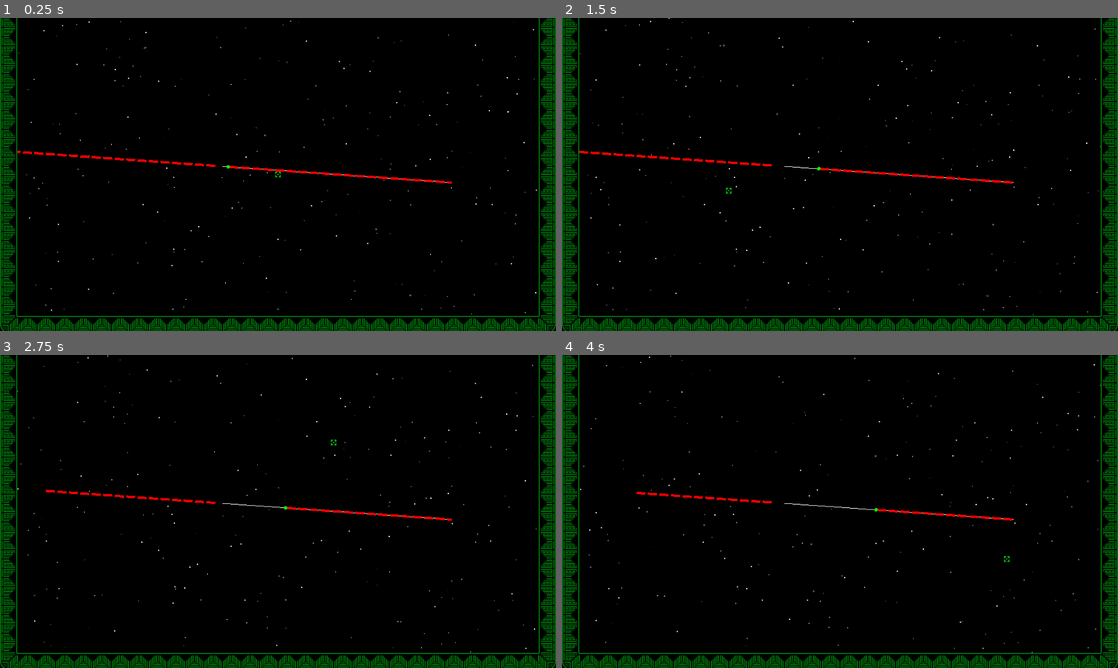
Above: before the commit, frames 1-4 (two rows, left to right).
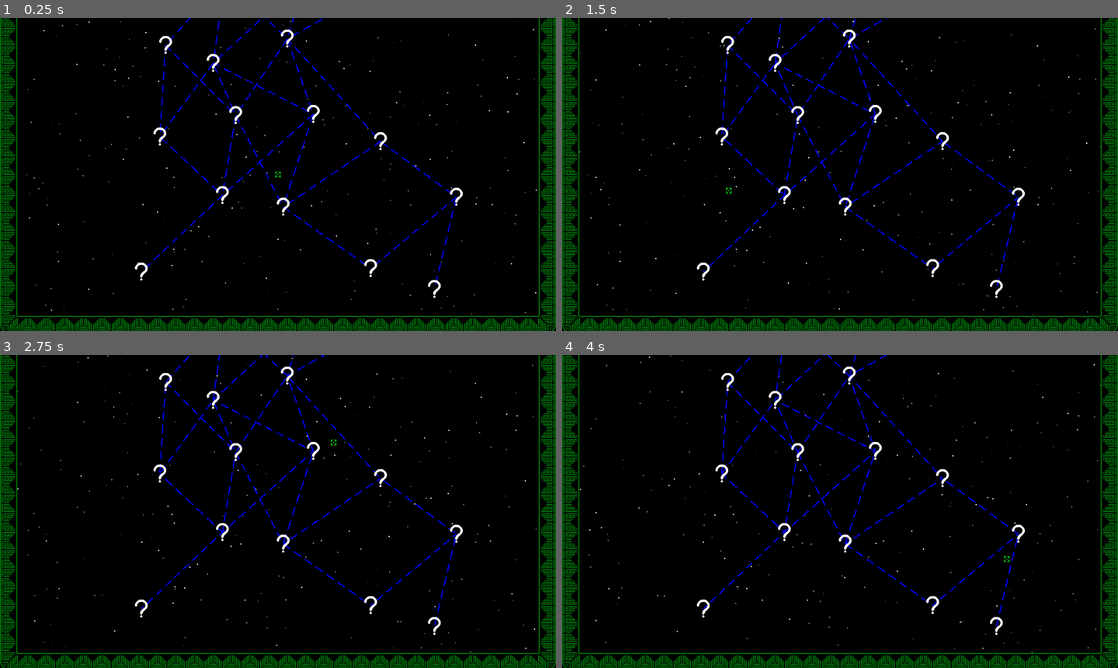
Above: after the commit, the same moments.

Repository: kedalovo/-SG-Spaceship-Management
Game: Godot game, scene res://Map/map.tscn
The game is run twice, just before and just after one commit, with the same random seed, the same clock (stepped at 60 frames per second) and the same inputs. This scene is started directly instead of the project's main scene.
Inputs (mouse positions are in pixels of both pictures, inside the frame that each line leads up to):
- Up to frame 1 (0.25 s): no input
- Up to frame 2 (1.5 s): move the mouse to (962, 158) at 0.52 s; hold Right (right) 0.53-1.28 s; hold ` (test) 0.53-1.28 s; click (962, 158) at 0.67 s; move the mouse to (728, 190) at 1.27 s; hold Down (down) from 1.28 s (still down); tap Space (test1) at 1.35 s
- Up to frame 3 (2.75 s): move the mouse to (333, 442) at 2.02 s; release Down (down) at 2.03 s; hold Right (right) from 2.03 s (still down); hold ` (test) from 2.03 s (still down)
- Up to frame 4 (4 s): move the mouse to (812, 574) at 2.77 s; release Right (right) at 2.78 s; release ` (test) at 2.78 s; hold Up (up) 2.78-3.53 s; tap Space (test1) at 2.85 s; click (812, 574) at 2.92 s; move the mouse to (1006, 558) at 3.52 s; hold Left (left) from 3.53 s (still down); hold ` (test) from 3.53 s (still down)

The runs differ from the first frame. In frame 1, 2.4% of the frame differs, in the area x 3-84%, y 0-90%; in frame 2, 2.5%; in frame 3, 2.4%; in frame 4, 2.3%.

Commit message:
Finished algorithm for drawing a punctured moving line, now closest connections will be drawn with a moving punctured line

Diff:
--- a/Map/map.gd
+++ b/Map/map.gd
@@ -48,37 +48,56 @@
 
 
 func _draw() -> void:
-	# Trying to figure out how to draw moving puncture lines
-	var p1 := Vector2(384, 256)
-	var p2 := Vector2(780, 284)
-	var diff := p2 - p1
+	for i in grid:
+		for j in i:
+			for target in j.connected_to_nodes:
+				if !target.disabled and !j.disabled:
+					draw_default_punctured_line(target.global_position, j.global_position)
+
+
+func draw_default_punctured_line(from: Vector2, to: Vector2) -> void:
+	draw_punctured_line(from, to, 4, 30, Color.BLUE, 2)
+
+
+func draw_punctured_line(from: Vector2, to: Vector2, gap_size: int, segment_length: int, line_color: Color, line_width: int) -> void:
+	var diff := to - from
+	var is_x_pos: bool = false
+	if to.x > from.x:
+		is_x_pos = true
+	if to.x == from.x:
+		to.x -= 0.1
+		diff = to - from
 	var norm := diff.normalized()
-	var gap := norm * 2
-	draw_line(p1, p2, Color.WHITE, 1)
+	var gap := norm * gap_size
 	var points: Array = []
-	var segment_num: int = 20
-	var start_pos: Vector2 = p1.lerp(p2, line_offset)
+	var segment_num: int = floori((diff / (norm * segment_length)).length())
+	var start_pos: Vector2 = from.lerp(to, line_offset)
 	for i in segment_num:
 		var current_segment := diff / segment_num
 		var pp1 := start_pos + (current_segment * i + gap)
 		var pp2 := start_pos + (current_segment * (i + 1) - gap)
-		var pp3 := start_pos - (current_segment * (segment_num - i) + gap)
-		var pp4 := start_pos - (current_segment * (segment_num - i + 1) - gap)
-		if pp1 >= p2:
-			break
-		if pp2 >= p2:
-			pp2 = p2
-		points.append([pp1, pp2])
-		points.append([pp3, pp4])
+		var pp3 := start_pos - (current_segment * i + gap)
+		var pp4 := start_pos - (current_segment * (i + 1) - gap)
+		if is_x_pos:
+			if pp2 >= to:
+				pp2 = to
+			if pp4 <= from and pp3 > from:
+				pp4 = from
+			if pp1 <= to:
+				points.append([pp1, pp2])
+			if pp4 >= from:
+				points.append([pp3, pp4])
+		else:
+			if pp2 <= to:
+				pp2 = to
+			if pp4 >= from and pp3 < from:
+				pp4 = from
+			if pp1 >= to:
+				points.append([pp1, pp2])
+			if pp4 <= from:
+				points.append([pp3, pp4])
 	for i in points:
-		draw_line(i[0], i[1], Color.RED, 4)
-	draw_circle(start_pos, 3, Color.GREEN)
-
-	for i in grid:
-		for j in i:
-			for target in j.connected_to_nodes:
-				if !target.disabled and !j.disabled:
-					draw_line(j.global_position, target.global_position, Color.DARK_BLUE, 2)
+		draw_line(i[0], i[1], line_color, line_width)
 
 
 func refresh_tooltips() -> void:
@@ -181,7 +200,6 @@
 				j.reason = 1
 
 	# Visualising result
-	return
 	for i in range(grid.size() - 1, -1, -1):
 		var line: Array = grid[i]
 		for j in LINE_LENGTH:
